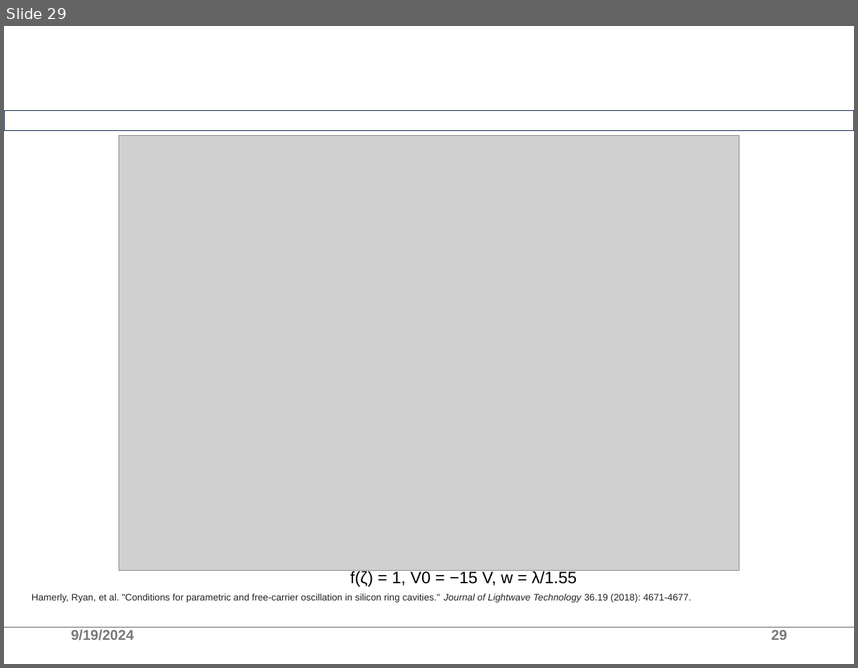
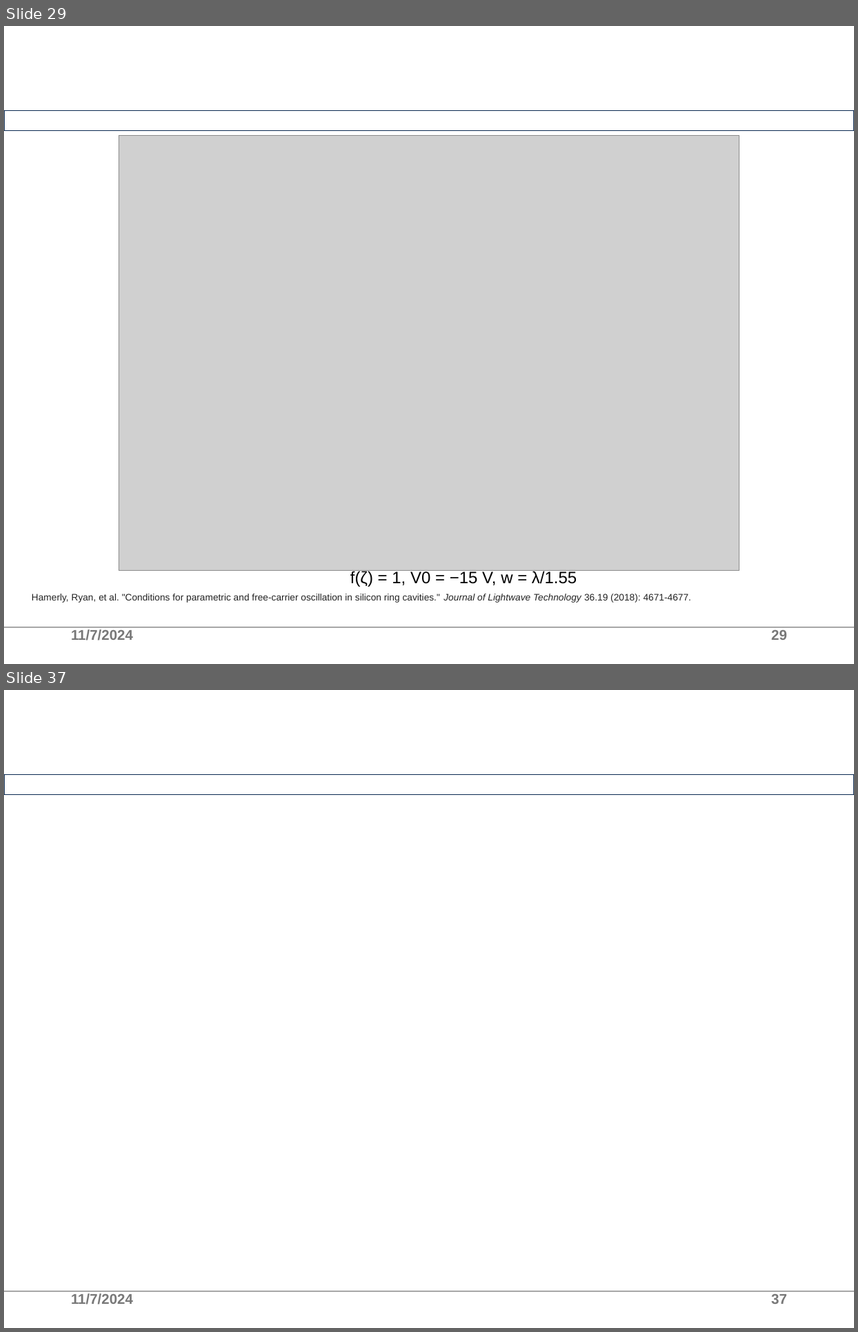
Before and after one commit to AllInCoffee/WHK_workplace, a slide deck: progress.pptx. Shown one above the other, each under a label of ours: slide 29 before the commit, slides 29 and 37 after it; the slides between them are not shown. The pictures are 858x668 and 858x1332 pixels, drawn with LibreOffice and Linux fonts; fonts in the diff are those of the drawing; grey boxes stand for pictures; background and template pictures are left out. Boxes give left, top, right and bottom in pixels: in the first picture for what was removed or moved away, otherwise in the second. Text is boxed around its words. In the diff, an @@ line names an element or a change of style, - is before the commit and + after.

```diff
--- a/progress.pptx
+++ b/progress.pptx
@@ slide 37 added at box(4, 690, 854, 1328), background #FFFFFF; not listed: 2 template elements that a slide beside it also shows @@
@@ text added at box(71, 1293, 133, 1304), 12 pt, text #797979 @@
+11/7/2024
@@ page number added at box(771, 1294, 787, 1303), 12 pt, text #797979 @@
+37
@@ slide 29 changed as well @@
@@ text at box(71, 629, 133, 640): text changed @@
-9/19/2024
+11/7/2024
```
Also in this commit, not shown: 27 other slides changed, 7 other slides added.
